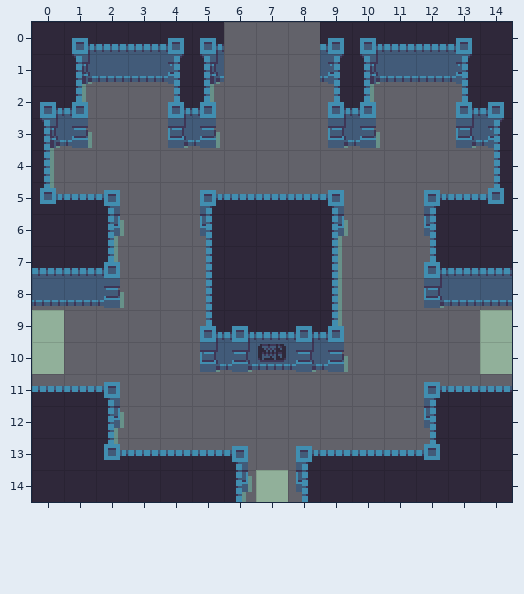
Level history. Tiled map: DunkelHeld/resources/levels/main hall_phase1.tmx. This is how it looked before the edit.
Cells are 16x16 px. Shown: x 0..14, y 0..14.
Now the later version:
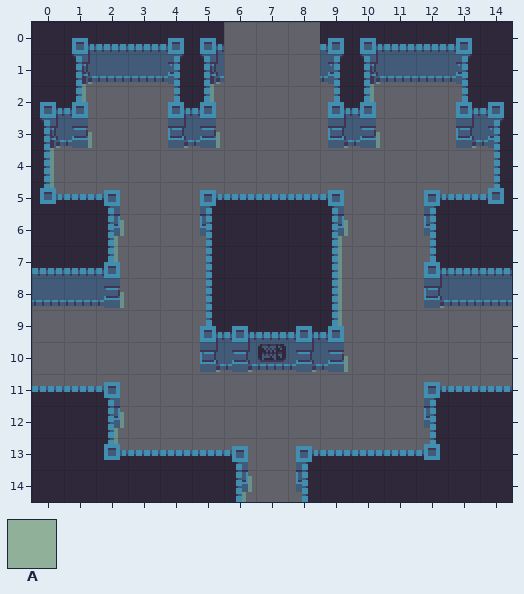
Key: from "tiles": A 16.
_ is an empty cell.
Tiles replaced or removed in this view: A.
The exact change:
Changed rows in their new state; . is an unchanged cell.
Layer "Tiles":
first column x 0:
 9 _............._
10 _............._
first column x 7:
14 _
Pixel boxes of the changes (left, top, right, bottom) in both pictures:
removed: (32, 310, 64, 374)
removed: (480, 310, 512, 374)
removed: (256, 470, 288, 502)
